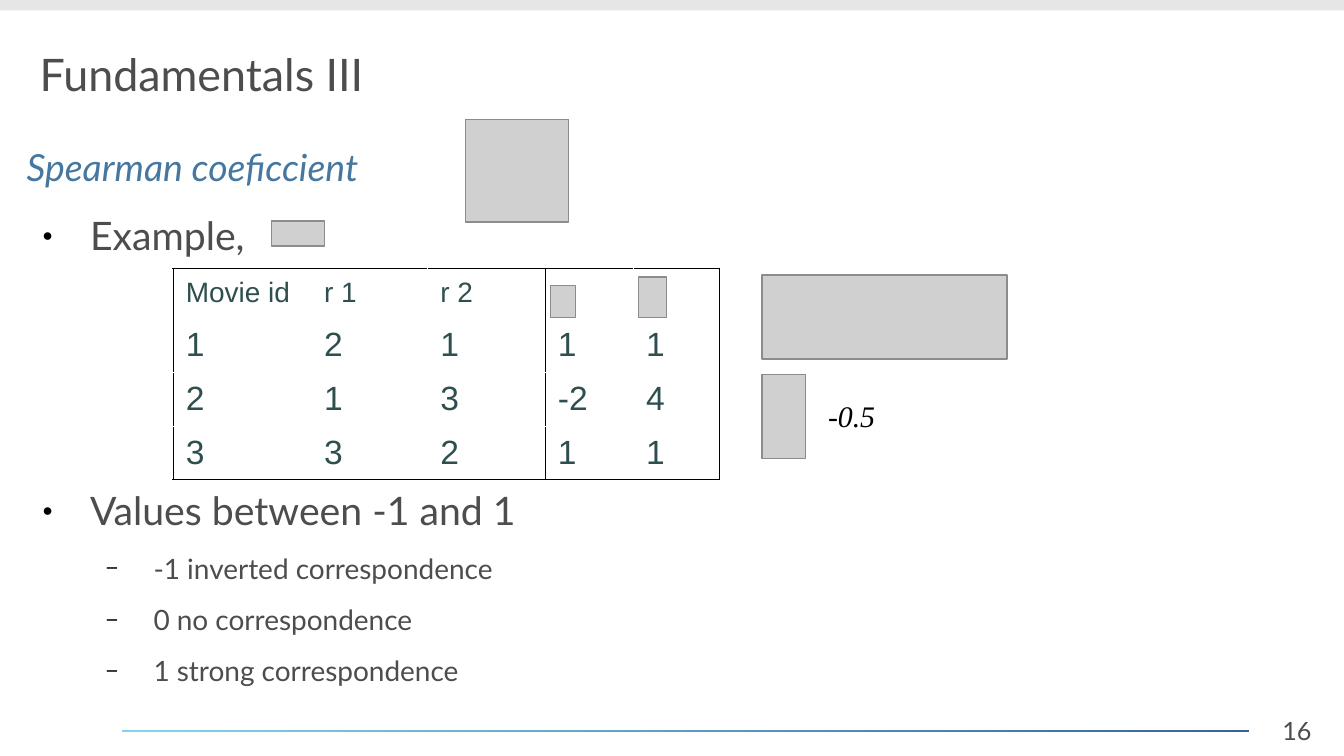
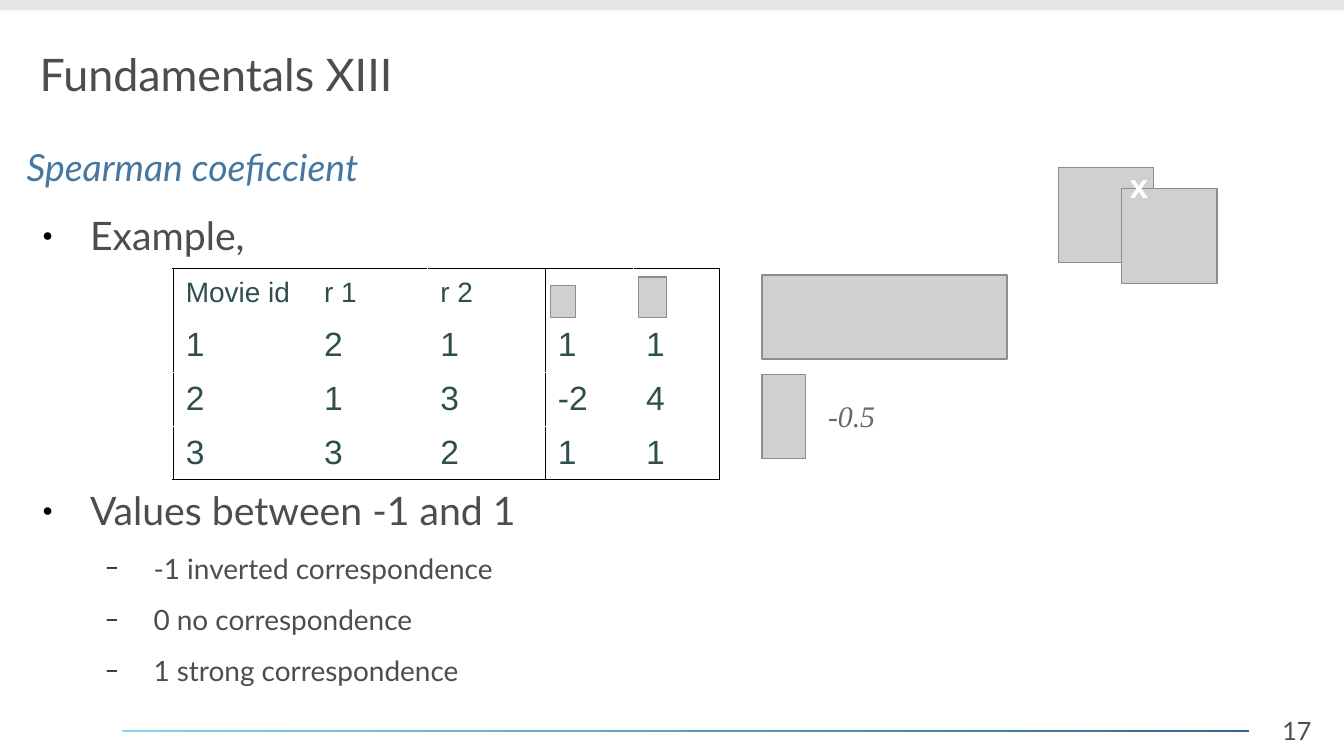
Before and after one commit to daelmo/DB2GraphGenerator, a slide deck: slide 17 of presentation/Analyse_eines_Forschungsthemas.odp (slide 16 before the commit). Drawn at 1344x756 pixels with LibreOffice and Linux fonts; fonts in the diff are those of the drawing; grey boxes stand for pictures; background and template pictures are left out. Boxes give left, top, right and bottom in pixels: in the first picture for what was removed or moved away, otherwise in the second. Text is boxed around its words. In the diff, an @@ line names an element or a change of style, - is before the commit and + after.

```diff
--- a/presentation/Analyse_eines_Forschungsthemas.odp
+++ b/presentation/Analyse_eines_Forschungsthemas.odp
@@ title at bbox=[40, 58, 393, 92]: text changed @@
-Fundamentals III
+Fundamentals XIII
@@ picture: place and size @@
-picture at bbox=[271, 222, 325, 247]
+picture at bbox=[1058, 167, 1153, 262]
@@ picture: place and size @@
-picture at bbox=[465, 120, 569, 223]
+picture at bbox=[1122, 188, 1218, 284]
@@ text added at bbox=[1130, 181, 1149, 198], 18 pt, text #FFFFFF, bold @@
+x
@@ text "-0.5" at bbox=[828, 407, 875, 428]: text colour #000000 to #696969 @@
@@ page number at bbox=[1282, 722, 1311, 740]: text changed @@
-16
+17
```
Also in this commit, not shown: 27 other slides changed, 3 slides added, 1 slide removed, 1 other file.
